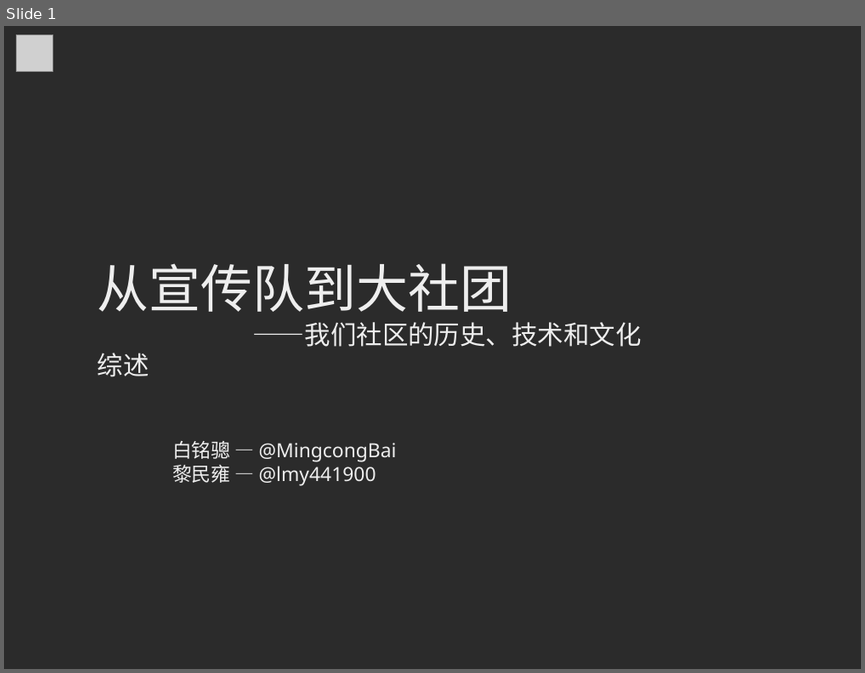
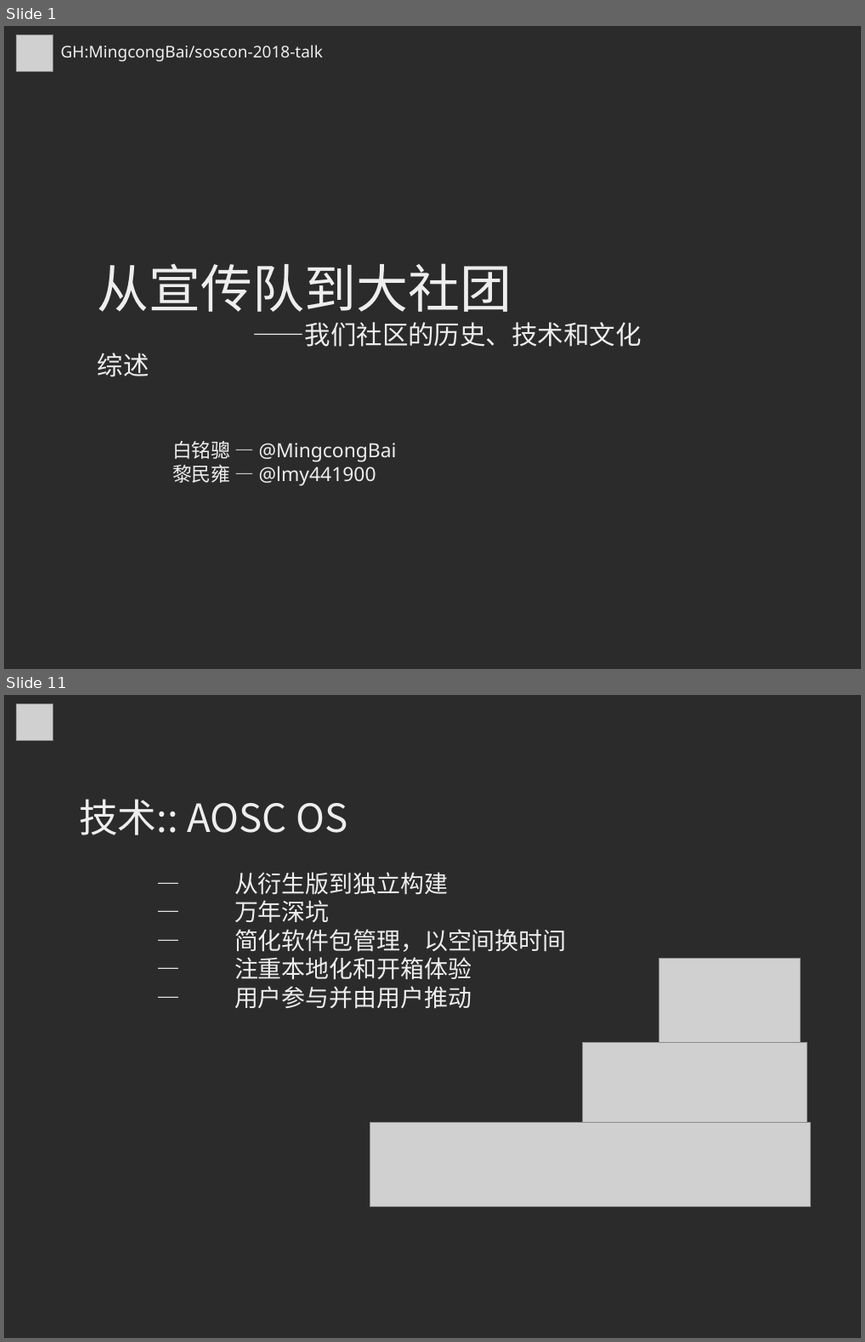
Before and after one commit to MingcongBai/soscon-2018-talk, a slide deck: slide.odp. Shown one above the other, each under a label of ours: slide 1 before the commit, slides 1 and 11 after it; the slides between them are not shown. The pictures are 865x673 and 865x1342 pixels, drawn with LibreOffice and Linux fonts; fonts in the diff are those of the drawing; grey boxes stand for pictures; background and template pictures are left out; a plain dark background stands for a picture behind light text. Boxes give left, top, right and bottom in pixels: in the first picture for what was removed or moved away, otherwise in the second. Text is boxed around its words. In the diff, an @@ line names an element or a change of style, - is before the commit and + after.

```diff
--- a/slide.odp
+++ b/slide.odp
@@ slide 11 added at (4, 695, 861, 1338), background picture (left out) @@
@@ picture added at (17, 703, 53, 740) @@
@@ text added at (79, 799, 566, 1009), 22 pt, text #EEEEEE @@
+技术:: AOSC OS
+— 从衍生版到独立构建
+— 万年深坑
+— 简化软件包管理，以空间换时间
+— 注重本地化和开箱体验
+— 用户参与并由用户推动
@@ picture added at (659, 959, 800, 1043) @@
@@ picture added at (583, 1042, 807, 1126) @@
@@ picture added at (370, 1123, 811, 1207) @@
@@ slide 1 changed as well @@
@@ text added at (61, 45, 323, 62), 15 pt, text #EEEEEE @@
+GH:MingcongBai/soscon-2018-talk
```
Also in this commit, not shown: 21 other slides added, 3 slides removed.
